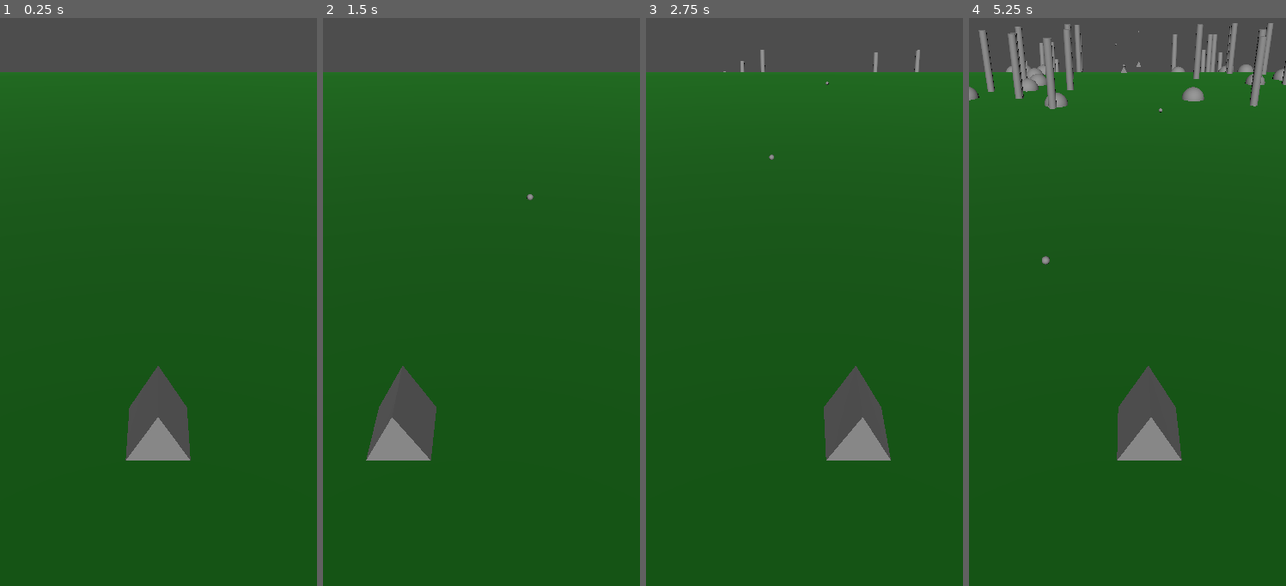
Above: before the commit, frames 1-4 (left to right).
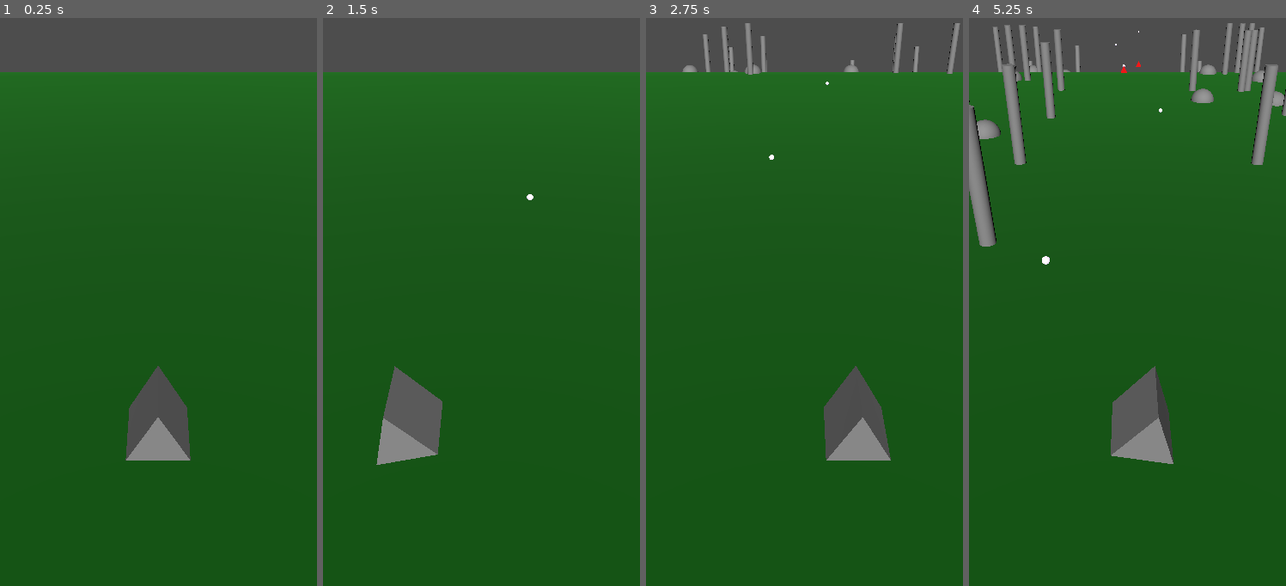
Above: after the commit, the same moments.

Repository: danbolleboom/GodotMobileGame
Game: Godot game, scene res://Scenes/world.tscn
The game is run twice, just before and just after one commit, with the same random seed, the same clock (stepped at 60 frames per second) and the same inputs.
Inputs (mouse positions are in pixels of both pictures, inside the frame that each line leads up to):
- Up to frame 1 (0.25 s): no input
- Up to frame 2 (1.5 s): tap Enter at 0.5 s; move the mouse to (551, 205) at 0.52 s; tap Space at 1.25 s; move the mouse to (418, 279) at 1.27 s
- Up to frame 3 (2.75 s): move the mouse to (836, 91) at 2.02 s
- Up to frame 4 (5.25 s): move the mouse to (1111, 381) at 2.77 s; move the mouse to (1222, 347) at 3.52 s; move the mouse to (1032, 137) at 4.27 s; move the mouse to (1143, 239) at 5.02 s

The runs differ from the first frame. In frame 1, less than 0.1% of the frame differs, in the area x 48-60%, y 61-76%; in frame 2, 0.8%; in frame 3, 1.1%; in frame 4, 7.8%, in the area x 0-100%, y 0-79%.

Commit message:
global speed, player tilt

Diff:
--- /dev/null
+++ b/Materials/bullet_material.tres
@@ -0,0 +1,6 @@
+[gd_resource type="StandardMaterial3D" format=3 uid="uid://bwf07m2sgvlqi"]
+
+[resource]
+albedo_color = Color(0.8067949, 0.7498127, 0.9926432, 1)
+emission_enabled = true
+emission = Color(0.80784315, 0.7490196, 0.99215686, 1)
--- /dev/null
+++ b/Materials/enemy_material.tres
@@ -0,0 +1,4 @@
+[gd_resource type="StandardMaterial3D" format=3 uid="uid://do8xb3721d3iv"]
+
+[resource]
+albedo_color = Color(1, 0, 0, 1)
--- a/Scenes/enemy.tscn
+++ b/Scenes/enemy.tscn
@@ -1,17 +1,19 @@
-[gd_scene load_steps=4 format=3 uid="uid://b6nr0kxkm8l3k"]
+[gd_scene load_steps=5 format=3 uid="uid://b6nr0kxkm8l3k"]
 
 [ext_resource type="PackedScene" uid="uid://p5d6b0d2m6uc" path="res://Scenes/path_entity.tscn" id="1_hghv2"]
 [ext_resource type="Script" uid="uid://cil43cfb7o2r5" path="res://Scripts/enemy_data.gd" id="2_1f0kj"]
+[ext_resource type="Material" uid="uid://do8xb3721d3iv" path="res://Materials/enemy_material.tres" id="2_afpow"]
 
 [sub_resource type="PrismMesh" id="PrismMesh_1f0kj"]
 
 [node name="Enemy" instance=ExtResource("1_hghv2")]
 collision_mask = 2
-speed = 10.0
+extraSpeed = -5.0
 yOffset = 1.0
 
 [node name="MeshInstance3D" parent="." index="0"]
 mesh = SubResource("PrismMesh_1f0kj")
+surface_material_override/0 = ExtResource("2_afpow")
 
 [node name="EnemyData" type="Node" parent="." index="2"]
 script = ExtResource("2_1f0kj")
--- a/Scenes/path_entity.gd
+++ b/Scenes/path_entity.gd
@@ -1,12 +1,13 @@
 extends Area3D
 
-@export var speed: float;
+@export var extraSpeed: float;
 @export var yOffset: float;
 
 
 @onready var path = get_tree().root.get_node("Root/MovementPath") as Path3D;
 @onready var xOffset: float;
 @onready var point1Height = path.curve.get_point_position(0).y
+@onready var speed = global_values.baseSpeed + extraSpeed;
 
 var xOffsetLimit: int = 2;
 var pathOffset = 0;
--- a/Scenes/player.tscn
+++ b/Scenes/player.tscn
@@ -9,6 +9,8 @@
 [node name="Player" type="Node3D"]
 script = ExtResource("1_v0iea")
 raycastLayerMask = 32
+maxTilt = 30.0
+tiltReductionSpeed = 10.0
 
 [node name="Mesh" type="MeshInstance3D" parent="."]
 mesh = SubResource("PrismMesh_v0iea")
--- a/Scenes/projectile.tscn
+++ b/Scenes/projectile.tscn
@@ -1,7 +1,8 @@
-[gd_scene load_steps=5 format=3 uid="uid://c5ueclcie2is4"]
+[gd_scene load_steps=6 format=3 uid="uid://c5ueclcie2is4"]
 
 [ext_resource type="Script" uid="uid://d367v2i1yc01m" path="res://Scripts/projectile.gd" id="1_f8cdk"]
 [ext_resource type="Script" uid="uid://dyks6k5kyuxju" path="res://Scripts/projectile_data.gd" id="2_yr2qt"]
+[ext_resource type="Material" uid="uid://bwf07m2sgvlqi" path="res://Materials/bullet_material.tres" id="3_tl4hk"]
 
 [sub_resource type="SphereMesh" id="SphereMesh_f8cdk"]
 
@@ -22,6 +23,7 @@
 
 [node name="MeshInstance3D" type="MeshInstance3D" parent="."]
 mesh = SubResource("SphereMesh_f8cdk")
+surface_material_override/0 = ExtResource("3_tl4hk")
 
 [node name="CollisionShape3D" type="CollisionShape3D" parent="."]
 shape = SubResource("SphereShape3D_f8cdk")
--- a/Scripts/player_movement.gd
+++ b/Scripts/player_movement.gd
@@ -1,9 +1,13 @@
 extends Node3D
 
 @export_flags_2d_physics var raycastLayerMask;
-@export var movementLimits: Vector2
-var pointerPosition: float = 0
-var startPosition: Vector3
+@export var movementLimits: Vector2;
+@export var maxTilt: float;
+@export var tiltReductionSpeed: float;
+var pointerPosition: float = 0;
+var startPosition: Vector3;
+var lastPosition: Vector3;
+var tilt: float = 0;
 
 # Called when the node enters the scene tree for the first time.
 func _ready() -> void:
@@ -16,8 +20,15 @@
 	pointerPosition = ScreenPointToRay().x;
 
 	pointerPosition = clamp(pointerPosition, movementLimits.x, movementLimits.y);
+
+	lastPosition = position;
 	position = startPosition + Vector3(pointerPosition, 0, 0);
-	pass
+
+	var dif = lastPosition.x - position.x;
+	if abs(dif) > abs(tilt): tilt = min(dif, maxTilt);
+	else: tilt = lerp(tilt, 0.0, tiltReductionSpeed * delta);
+
+	rotation = Vector3(0, 0, (tilt));
 
 func ScreenPointToRay() -> Vector3:
 	var spaceState = get_world_3d().direct_space_state
--- /dev/null
+++ b/global_values.gd
@@ -0,0 +1,3 @@
+extends Node
+
+var baseSpeed: float = 15.0;
--- a/project.godot
+++ b/project.godot
@@ -14,6 +14,10 @@
 run/main_scene="uid://dnddunlw74rcw"
 config/features=PackedStringArray("4.5", "GL Compatibility")
 config/icon="res://icon.svg"
+
+[autoload]
+
+global_values="*res://global_values.gd"
 
 [display]
 
Not shown, added: global_values.gd.uid
